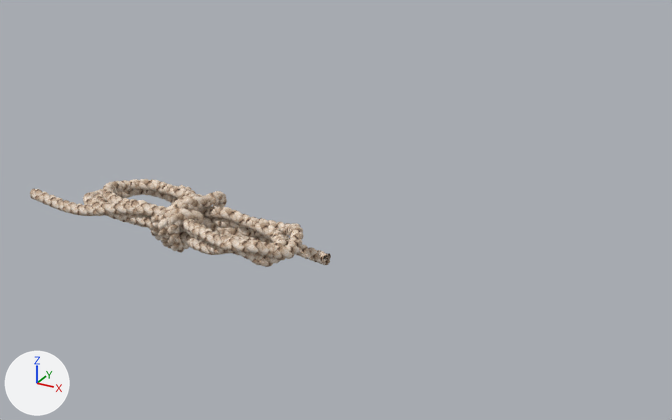
Before and after pictures for a commit that changed the FBX model Assets/Models/Items/string/string_model.fbx.
Camera for both pictures: a camera (50 mm lens) standing at (4.2, -13.07, 8.24) and looking at (-2.9, -0.17, 1.79). The axes (+X, +Y, +Z) are drawn at lower left. The lights are the same throughout. Vertices at the same position are counted once.
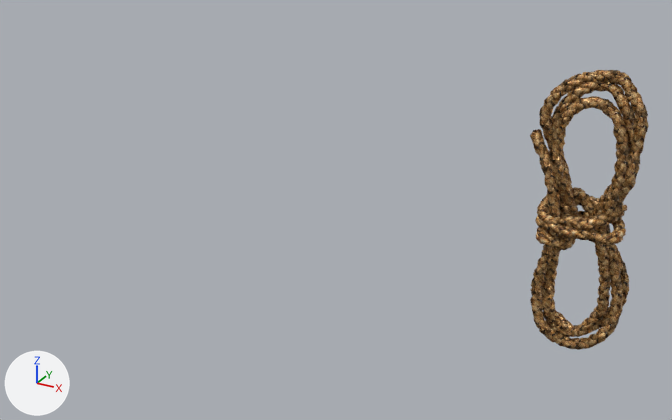
Where the change shows, as pixel boxes [x1, y1, x2, y2] in the pictures (672 x 420 px):
'Object_3', surface changed, reshaped, moved, turned: before [30, 179, 331, 267]; after [530, 70, 649, 350]
part 1 of me_object_0, cut back: before [30, 179, 331, 265]; after [531, 129, 560, 228]

Edits to the bpy script that builds the scene:
```text
Add img_rope_tex_jpg:
    img_rope_tex_jpg = load_image('rope tex.jpg', 'textures/rope tex.jpg', 2048, 2048, 'sRGB')
Add img_scene___root_metallicroughness_png:
    img_scene___root_metallicroughness_png = load_image('Scene_-_Root_metallicRoughness.png', 'textures/Scene_-_Root_metallicRoughness.png', 1024, 1024, 'Non-Color')
Change mat_scene___root:
    where n0 = _N.new('ShaderNodeBsdfPrincipled'); n0.name = 'Principled BSDF'
    remove n0.inputs[2].default_value = 1.0  # 'Roughness'
    where n2 = _N.new('ShaderNodeTexImage'); n2.name = 'Image Texture'
    n2.image: img_rope_text_png -> img_rope_tex_jpg
    add n3 = _N.new('ShaderNodeTexImage'); n3.name = 'Image Texture.001'
    add n3.image = img_scene___root_metallicroughness_png
    add n4 = _N.new('ShaderNodeTexImage'); n4.name = 'Image Texture.002'
    add n4.image = img_scene___root_metallicroughness_png
    add _L.new(n3.outputs[0], n0.inputs[2])  # 'Color' to 'Roughness'
    add _L.new(n4.outputs[0], n0.inputs[1])  # 'Color' to 'Metallic'
Change me_object_0:
    used by ob_object_3; location = (-2.98, -3.1, 2.24); rotation_euler = (3.119, 0.0986, 1.347), in degrees (179, 5.6, 77)
    remove me_object_0.from_pydata(...)  # 14949 vertices, 32208 faces; spans x 0.0..2.26, y -5.52..0.0, z 0.0..0.96
    add me_object_0.from_pydata(...)  # 7053 vertices, 6235 faces; spans x 0.23..2.12, y -4.99..0.0, z 0.0..0.95
    me_object_0 part 1: 1 vertex moved within x 0.86, y -2.42, z 0.17; 7900 vertices removed from x 0.0..2.26, y -5.52..-0.04, z 0.0..0.96; 4 vertices added at x 0.25..1.85, y -3.88..-1.59, z 0.37..0.74
Change ob_object_3:
    ob_object_3.location: (-2.98, -3.1, 2.24) -> (-0.28, 0.89, -0.58)
    ob_object_3.rotation_euler: (3.119, 0.0986, 1.347) -> (-1.571, 0.0, 0.0)  # degrees (179, 5.6, 77) -> degrees (-90, 0, 0)
```
